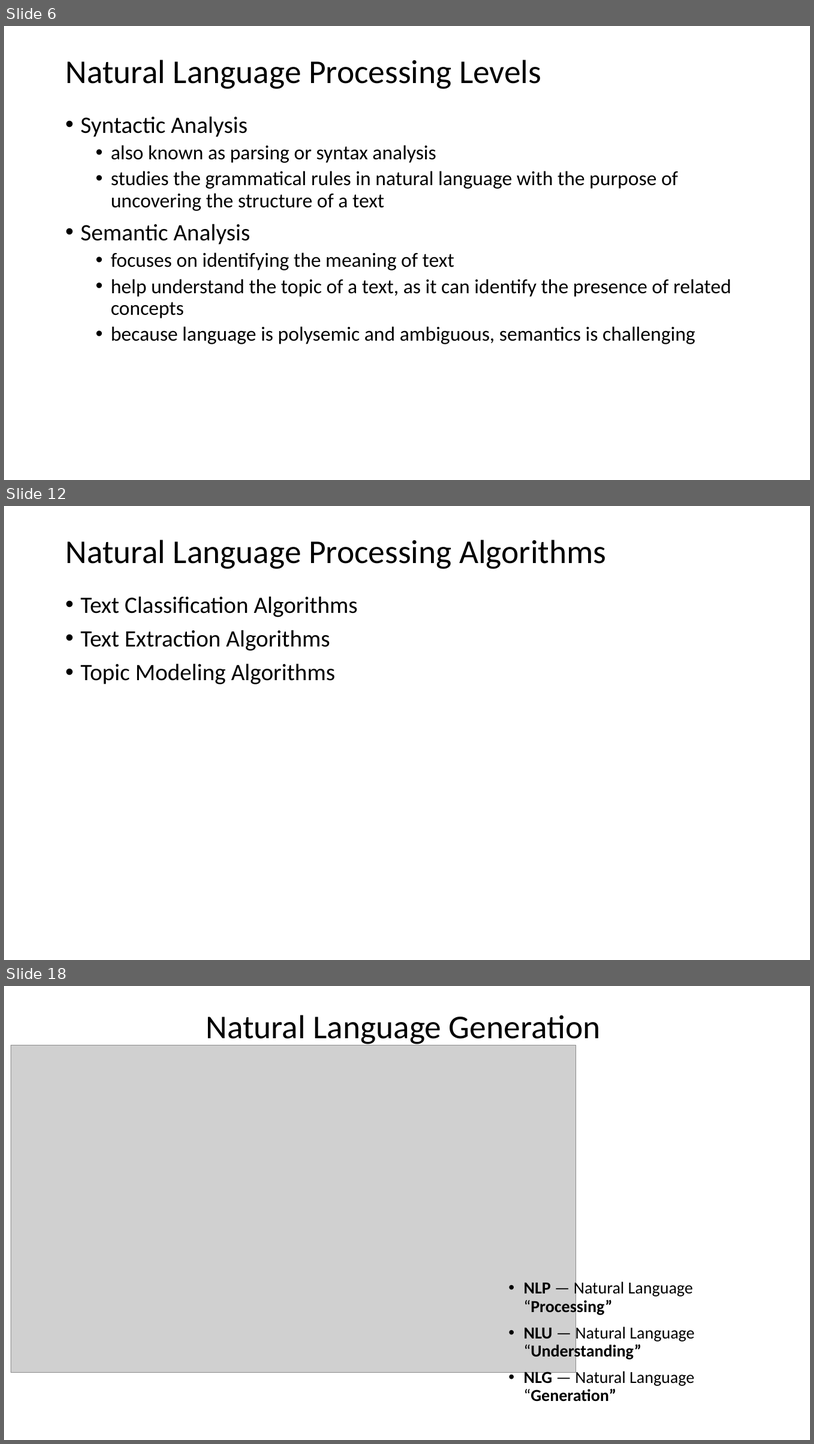
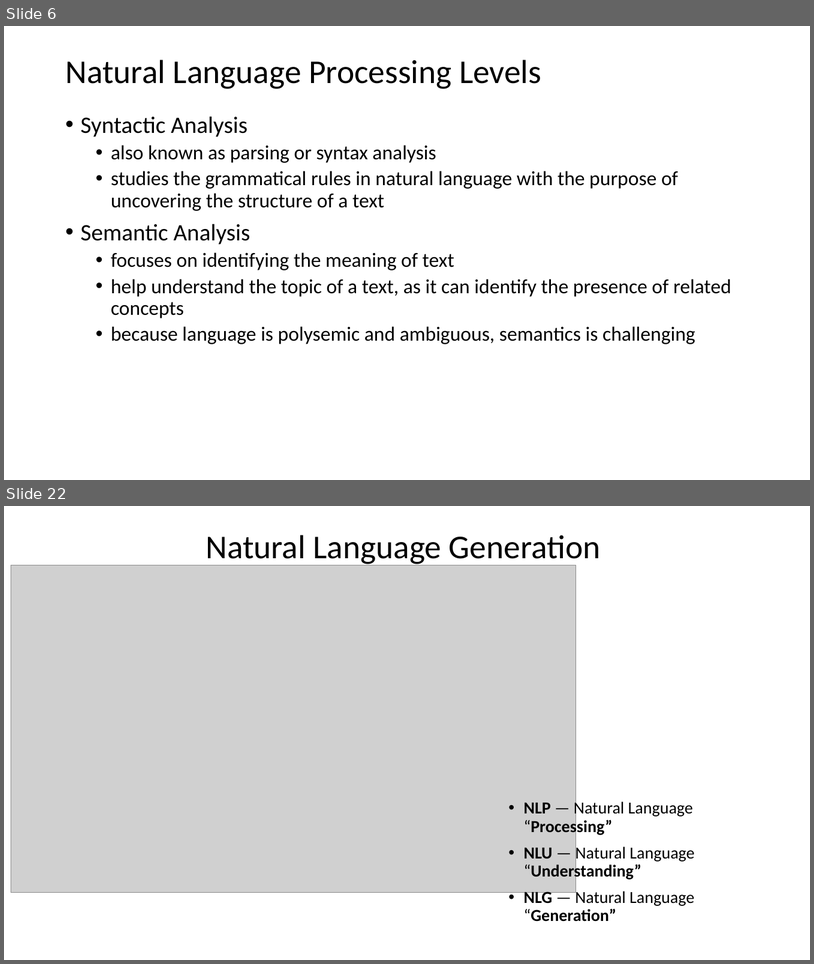
Before and after one commit to antongeorgescu/machine-learning-documentation, a slide deck: Natural Language Processing - Presentation.pptx. Shown one above the other, each under a label of ours: slides 6, 12 and 18 before the commit, slides 6 and 22 after it; the slides between them are not shown. The pictures are 814x1444 and 814x964 pixels, drawn with LibreOffice and Linux fonts; fonts in the diff are those of the drawing; grey boxes stand for pictures. Boxes give left, top, right and bottom in pixels: in the first picture for what was removed or moved away, otherwise in the second. Text is boxed around its words. In the diff, an @@ line names an element or a change of style, - is before the commit and + after.

```diff
--- a/Natural Language Processing - Presentation.pptx
+++ b/Natural Language Processing - Presentation.pptx
@@ slide 12 removed at (4, 506, 810, 960), background #FFFFFF @@
@@ title removed at (65, 540, 606, 569) @@
-Natural Language Processing Algorithms
@@ text removed at (81, 596, 358, 684) @@
-• Text Classification Algorithms
-• Text Extraction Algorithms
-• Topic Modeling Algorithms
@@ what was slide 18 is now slide 22 @@
```
Also in this commit, not shown: 12 slides changed, 5 slides added.
